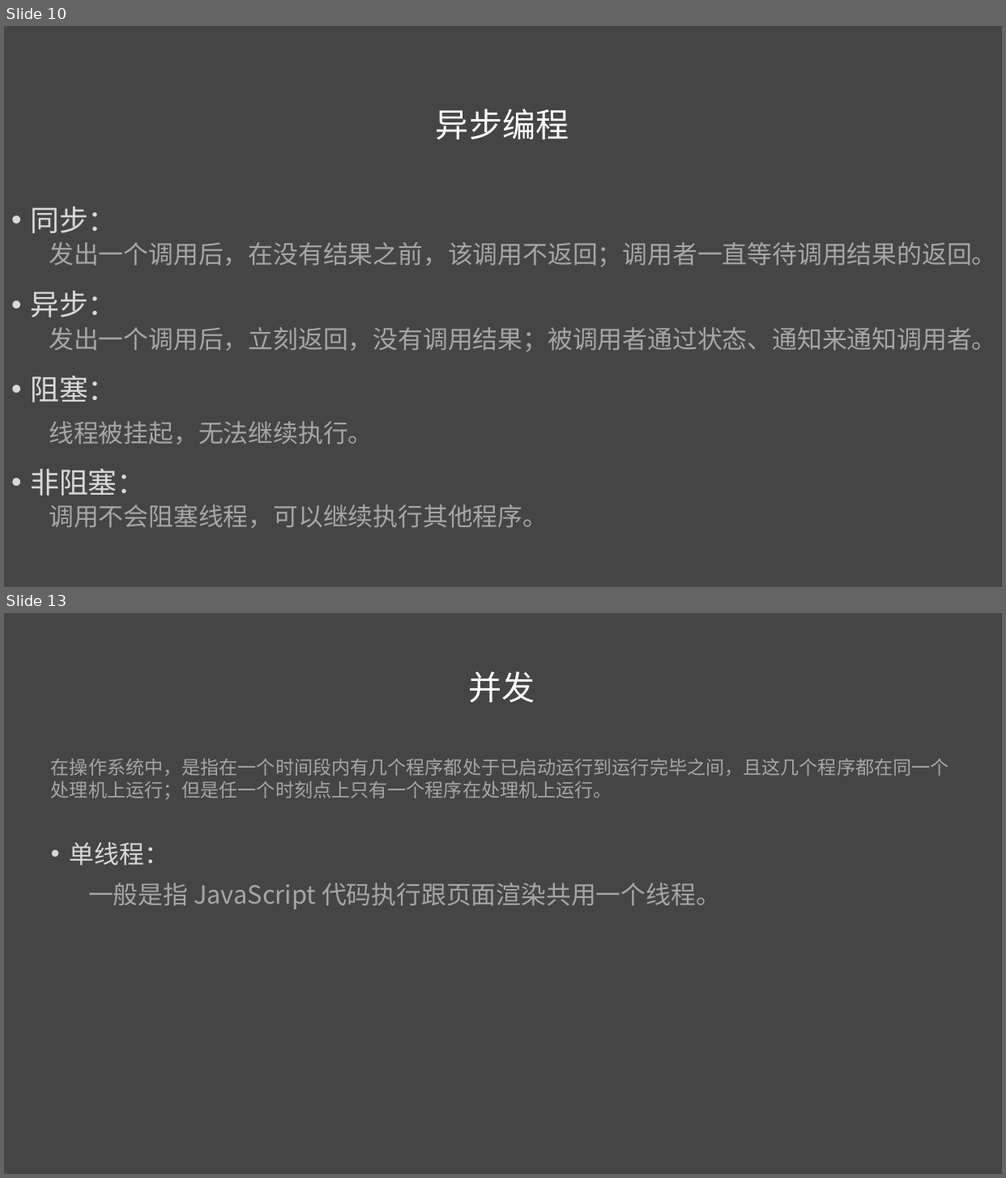
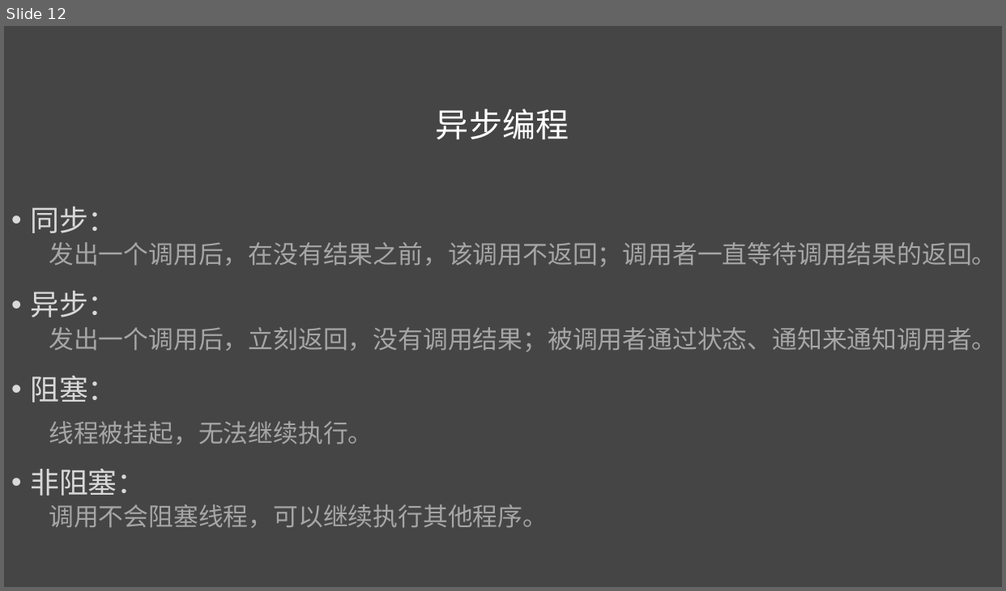
Before and after one commit to liuweiGL/share, a slide deck: ppt/JavaScript基础二.pptx. Shown one above the other, each under a label of ours: slides 10 and 13 before the commit, slide 12 after it; the slides between them are not shown. The pictures are 1006x1178 and 1006x591 pixels, drawn with LibreOffice and Linux fonts; fonts in the diff are those of the drawing. Boxes give left, top, right and bottom in pixels: in the first picture for what was removed or moved away, otherwise in the second. Text is boxed around its words. In the diff, an @@ line names an element or a change of style, - is before the commit and + after.

```diff
--- a/ppt/JavaScript基础二.pptx
+++ b/ppt/JavaScript基础二.pptx
@@ slide 13 removed at (4, 613, 1002, 1174), background #454545 @@
@@ text removed at (468, 671, 535, 703) @@
-并发
@@ text removed at (51, 759, 949, 799) @@
-在操作系统中，是指在一个时间段内有几个程序都处于已启动运行到运行完毕之间，且这几个程序都在同一个处理机上运行；但是任一个时刻点上只有一个程序在处理机上运行。
@@ text removed at (70, 842, 721, 909) @@
-• 单线程：
-  一般是指 JavaScript 代码执行跟页面渲染共用一个线程。
@@ what was slide 10 is now slide 12 @@
```
Also in this commit, not shown: 4 slides changed, 15 slides added, 1 other slide removed.
